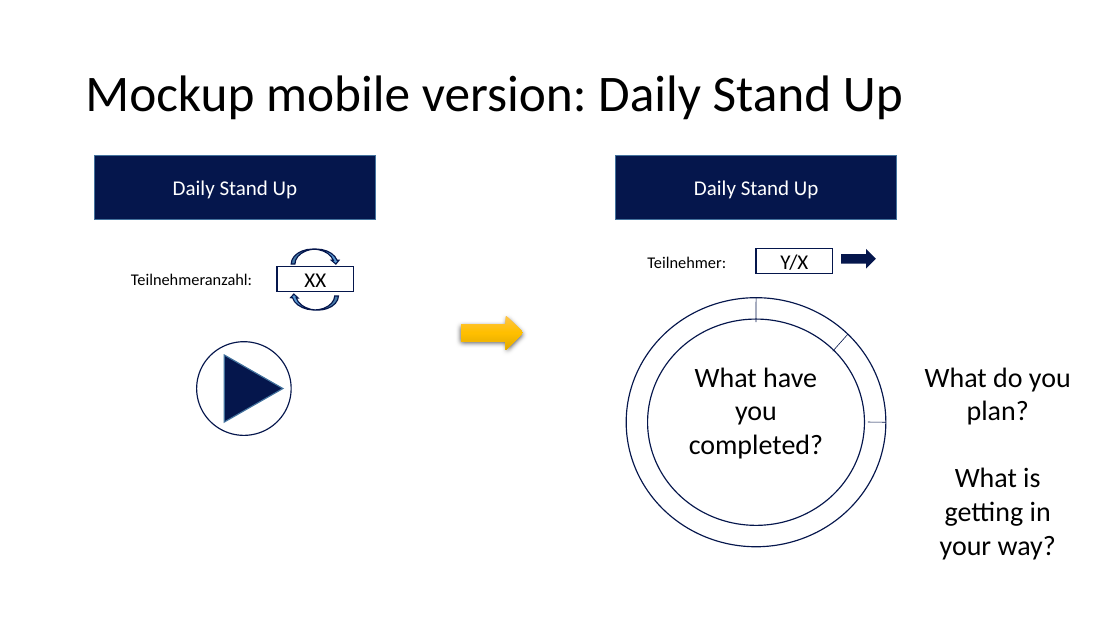
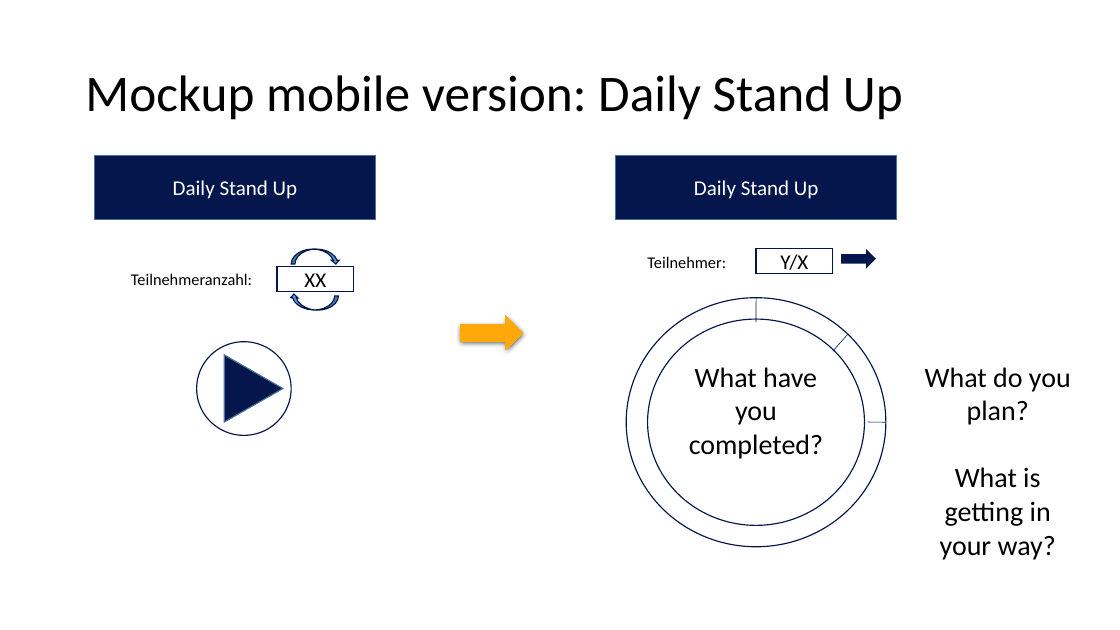
Before and after one commit to Cryptoshot/lhind.agileportal, a slide deck: slide 4 of lhind-agilportal/Projektdateien/LHIND Agile Portal.pptx. Drawn at 1120x630 pixels with LibreOffice and Linux fonts; fonts in the diff are those of the drawing. Boxes give left, top, right and bottom in pixels: in the first picture for what was removed or moved away, otherwise in the second. Text is boxed around its words. In the diff, an @@ line names an element or a change of style, - is before the commit and + after.

Commit message:
pptx
Anpassungen Mock-Up

```diff
--- a/lhind-agilportal/Projektdateien/LHIND Agile Portal.pptx
+++ b/lhind-agilportal/Projektdateien/LHIND Agile Portal.pptx
@@ right arrow at [461,316,523,350]: fill gradient #FFC64B to #FFC000 to #E3AB00 to #FFA809; outline none to #FFA809 0.75 pt @@
```
